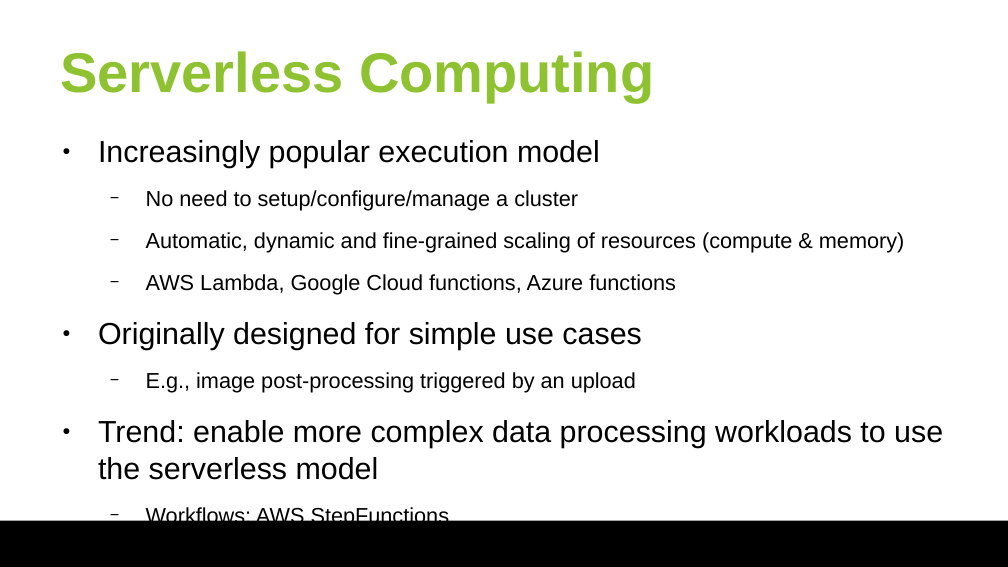
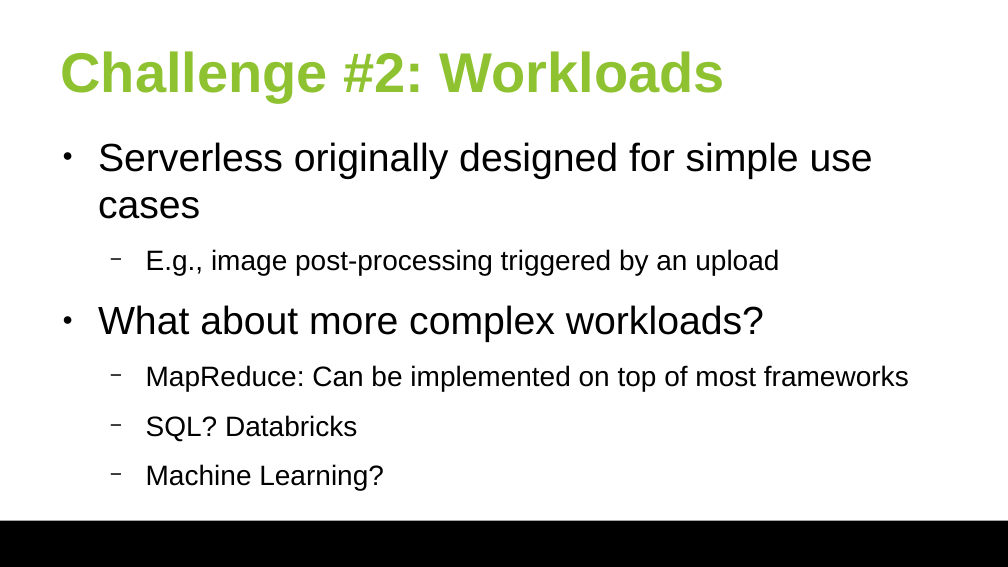
Before and after one commit to huangyibo/spark-summit-18, a slide deck: slide 7 of slides/spark-summit-18.odp (slide 3 before the commit). Drawn at 1008x567 pixels with LibreOffice and Linux fonts; fonts in the diff are those of the drawing; background and template pictures are left out. Boxes give left, top, right and bottom in pixels: in the first picture for what was removed or moved away, otherwise in the second. Text is boxed around its words. In the diff, an @@ line names an element or a change of style, - is before the commit and + after.

Commit message:
Draft

```diff
--- a/slides/spark-summit-18.odp
+++ b/slides/spark-summit-18.odp
@@ title at (61, 51, 725, 102): text changed @@
-Serverless Computing
+Challenge #2: Workloads
@@ text at (98, 142, 873, 219): text changed; size 15.5 to 28 pt @@
-● Increasingly popular execution model
-  − No need to setup/configure/manage a cluster
-  − Automatic, dynamic and fine-grained scaling of resources (compute & memory)
-  − AWS Lambda, Google Cloud functions, Azure functions
-● Originally designed for simple use cases
+● Serverless originally designed for simple use cases
@@ text at (146, 249, 779, 275): size 15.5 to 20 pt in "E.g., image post-processing triggered by an upload" @@
@@ text at (98, 305, 909, 490): text changed; size 21.7 to 20 pt @@
-● Trend: enable more complex data processing workloads to use the serverless model
-  − Workflows: AWS StepFunctions
-  − Spark Workloads: Databricks Serverless,
+● What about more complex workloads?
+  − MapReduce: Can be implemented on top of most frameworks
+  − SQL? Databricks
+  − Machine Learning?
```
Also in this commit, not shown: 2 other slides changed, 5 slides added, 1 slide removed.
